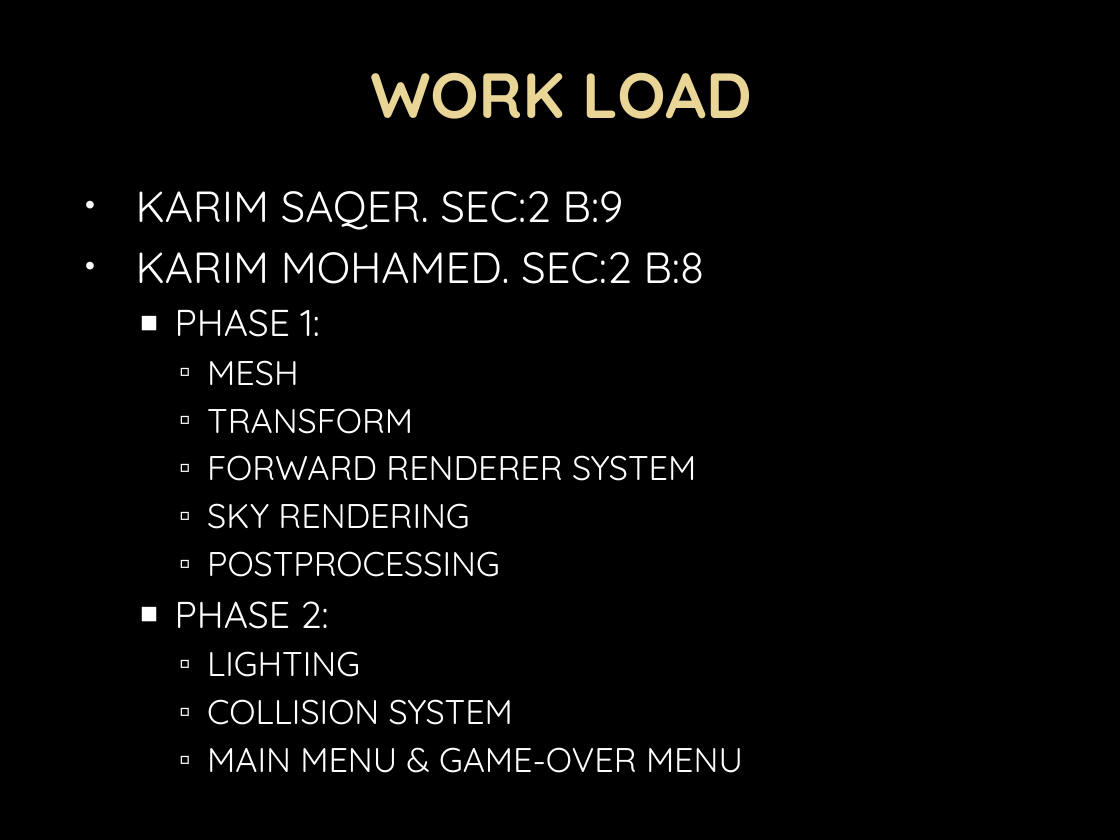
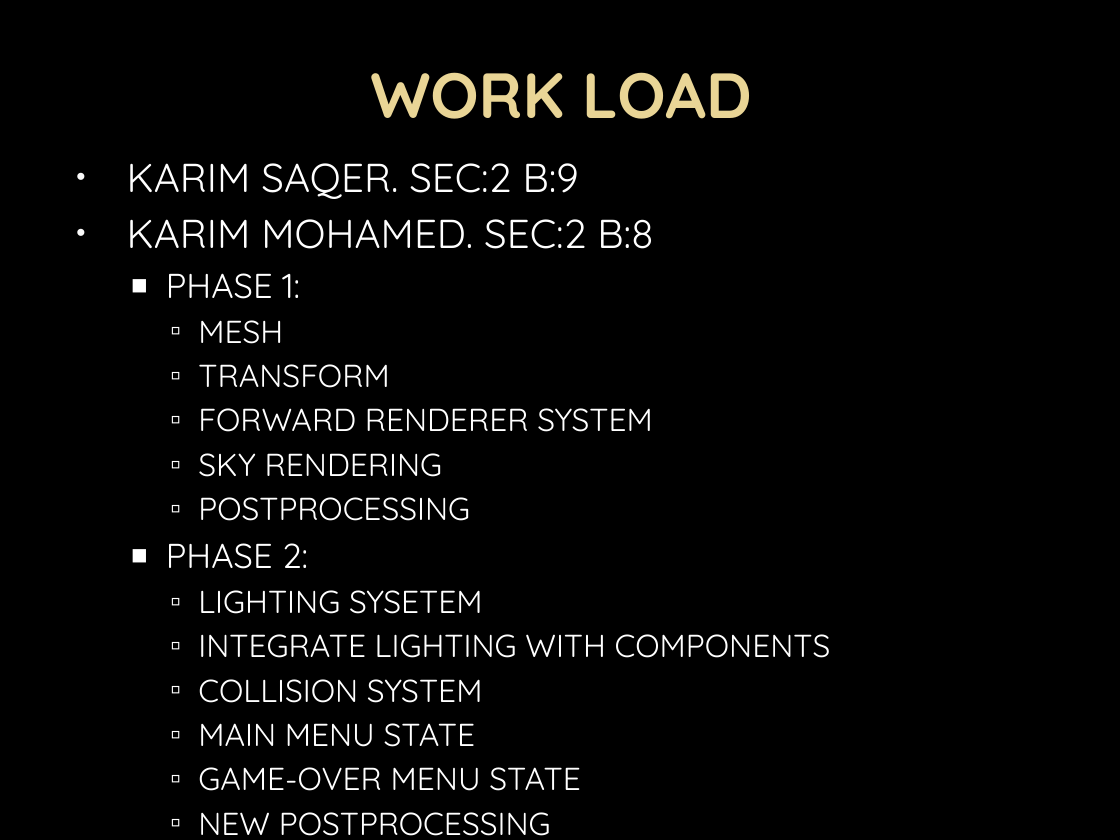
Before and after one commit to AbdelrahmanAshrafMohamedelsayed/GFX_Project, a slide deck: slide 2 of Traffic Racer.pptx. Drawn at 1120x840 pixels with LibreOffice and Linux fonts; fonts in the diff are those of the drawing; background and template pictures are left out. Boxes give left, top, right and bottom in pixels: in the first picture for what was removed or moved away, otherwise in the second. Text is boxed around its words. In the diff, an @@ line names an element or a change of style, - is before the commit and + after.

```diff
--- a/Traffic Racer.pptx
+++ b/Traffic Racer.pptx
@@ text "KARIM SAQER. SEC:2 B:9" moved from (x1=136, y1=191, x2=743, y2=773) to (x1=127, y1=163, x2=831, y2=791) @@
@@ text at (x1=127, y1=163, x2=654, y2=703): size 28 to 25.9 pt in "KARIM SAQER. SEC:2 B:9", "KARIM MOHAMED. SEC:2 B:8"; size 24 to 22.2 pt in "PHASE 1:", "PHASE 2:"; size 22 to 20.4 pt in "MESH", "TRANSFORM", "FORWARD RENDERER SYSTEM", "SKY RENDERING" and 2 more places @@
@@ text at (x1=198, y1=590, x2=831, y2=658): text changed; size 22 to 20.4 pt @@
-    ▫ LIGHTING
+    ▫ LIGHTING SYSETEM
+    ▫ INTEGRATE LIGHTING WITH COMPONENTS
@@ text at (x1=198, y1=723, x2=581, y2=791): text changed; size 22 to 20.4 pt @@
-    ▫ MAIN MENU & GAME-OVER MENU
+    ▫ MAIN MENU STATE
+    ▫ GAME-OVER MENU STATE
+    ▫ NEW POSTPROCESSING
```
Also in this commit, not shown: 1 slide added, 1 other file.
